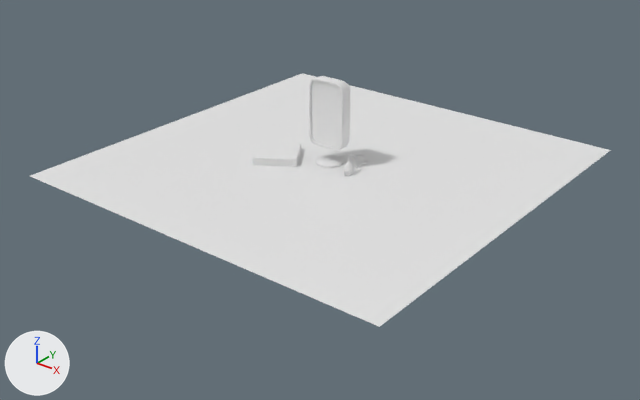
A saved change to the Blender file assets/PROP/school.blend.
Both versions are drawn from a 50 mm camera at (11.02, -14.12, 7.76) aimed at (0.29, -0.7, -0.56). The axes (+X, +Y, +Z) are drawn at lower left. The lights are the same throughout.

Names of what the first picture shows: 'Cube', 'Plane', 'collector_celular', 'collector_charge'.
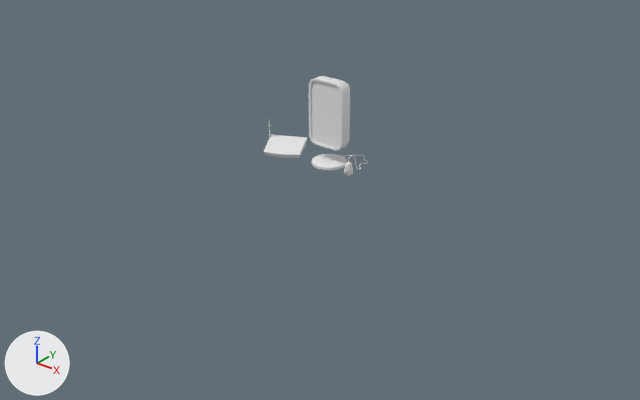
Location of each change, (x1, y1, x2, y2) in pixels of the pictures (640 x 400 px):
'Plane', hidden
    before: (30, 73, 611, 327)
'Cube', deleted
    before: (253, 142, 301, 167)
'collector_wifi', added
    after: (264, 119, 307, 158)
'collector_charge', rescaled (29% wider, 29% taller)
    before: (316, 155, 343, 168)
    after: (312, 154, 347, 171)

Patch to the scene script:
```diff
--- a/assets/PROP/school.blend.py
+++ b/assets/PROP/school.blend.py
@@ mat_collector_wifi @@
+mat_collector_wifi = diffuse_material('collector_wifi')
+mat_collector_wifi.base_color = (0.8, 0.8, 0.8)  # white #e7e7e7
@@ me_cube_002 @@
+me_cube_002.from_pydata(...)  # 368 vertices, 360 faces; spans x -0.32..0.3, y -0.3..0.3, z -0.3..1.52
+me_cube_002.materials.append(mat_collector_wifi)  # its picture is missing
@@ ob_plane @@
 ob_plane.scale = (4.54, 4.54, 4.54)
+ob_plane.hide_viewport = True
@@ ob_collector_charge @@
 ob_collector_charge.location = (0.0, 0.0, 0.05)
+ob_collector_charge.scale = (1.3, 1.3, 1.3)
@@ ob_cube @@
-ob_cube = bpy.data.objects.new('Cube', me_cube)
-ob_cube.location = (-1.09, -0.48, 0.08)
-ob_cube.rotation_euler = (0.0, 0.0, 0.592)  # degrees (0, 0, 34)
-ob_cube.scale = (0.48, 0.48, 0.0905)
@@ ob_collector_wifi @@
+ob_collector_wifi = bpy.data.objects.new('collector_wifi', me_cube_002)
+ob_collector_wifi.location = (-1.17, -0.12, 0.11)
+ob_collector_wifi.rotation_euler = (0.0, 0.0, 0.467)  # degrees (0, 0, 27)
+ob_collector_wifi.scale = (1.41, 1.41, 0.351)
```
